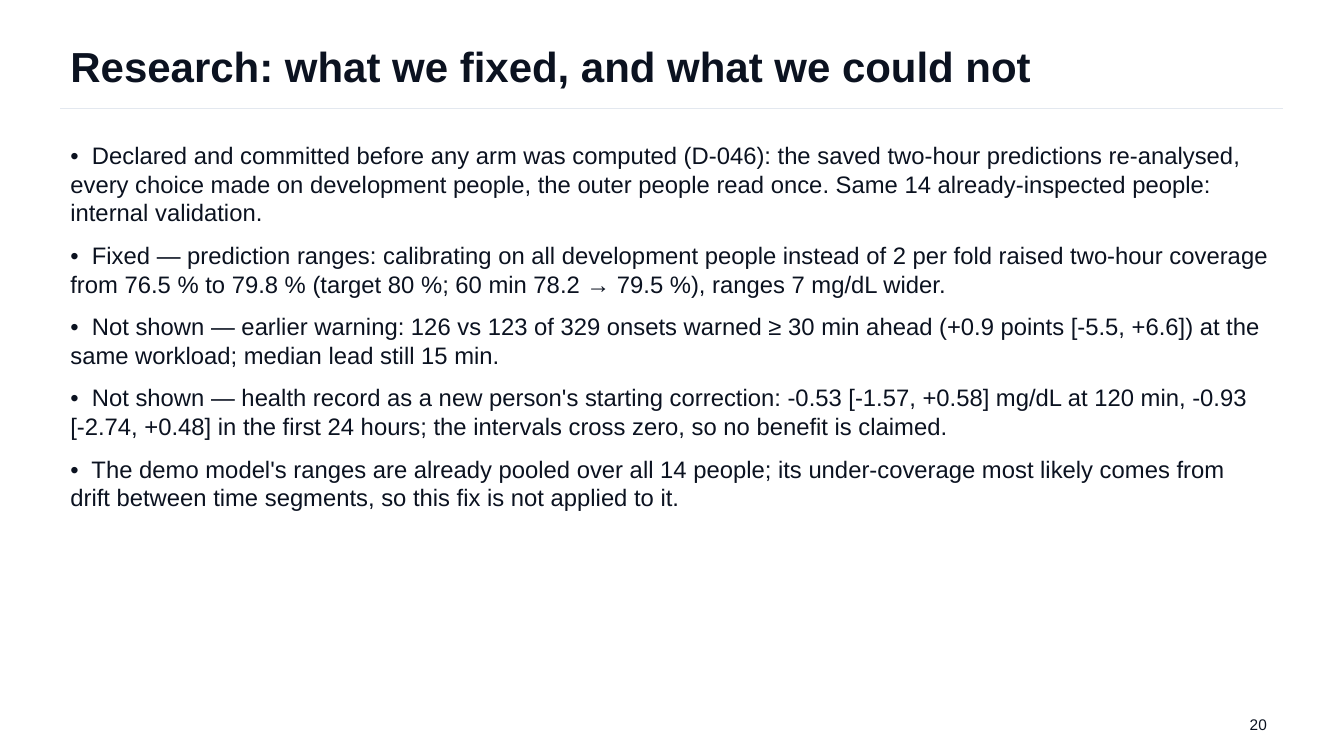
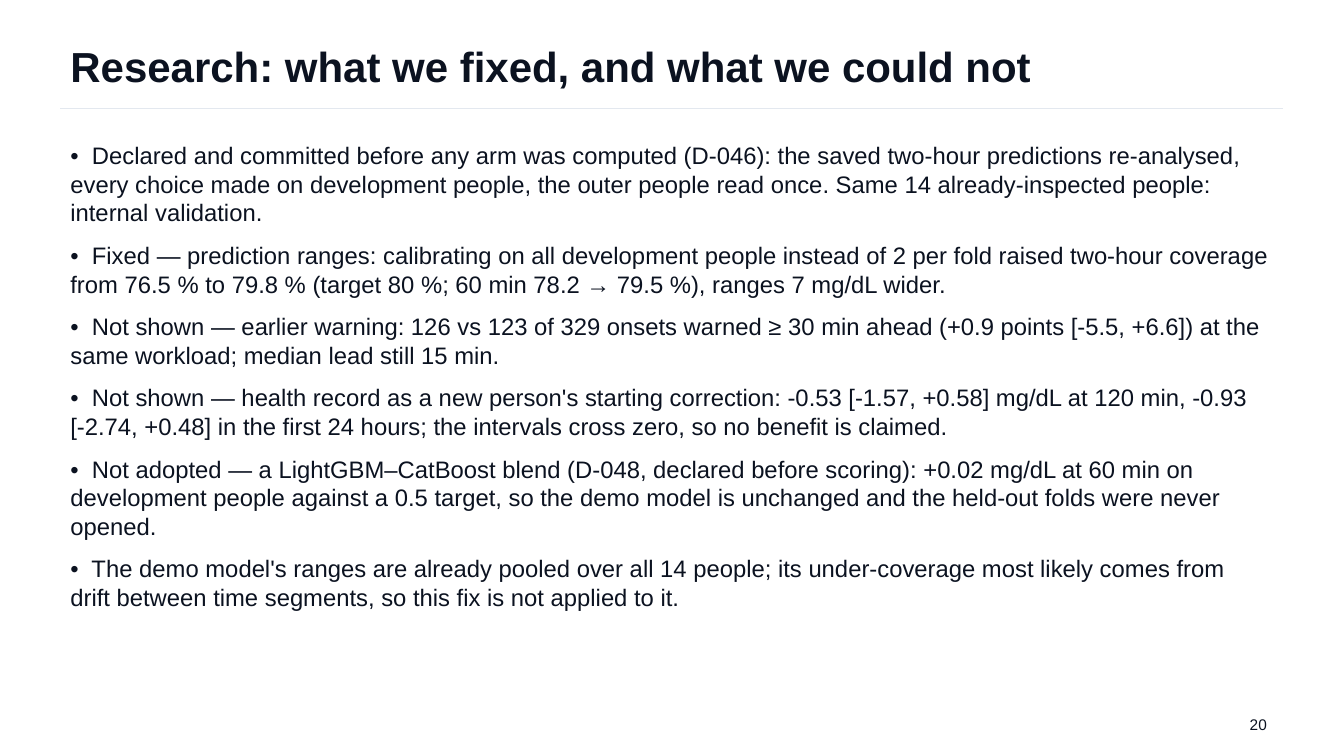
Before and after one commit to Avi36005/DigitalTwin-Challenge-Kryptonite, a slide deck: slide 20 of docs/submission/GlucoTwin_Presentation.pptx. Drawn at 1344x756 pixels with LibreOffice and Linux fonts; fonts in the diff are those of the drawing. Boxes give left, top, right and bottom in pixels: in the first picture for what was removed or moved away, otherwise in the second. Text is boxed around its words. In the diff, an @@ line names an element or a change of style, - is before the commit and + after.

Commit message:
docs: README, judge journey, deck slide 20 (D-048) and branding 'Team Kryptonite, VESIT'; public evidence re-exported; screenshots refreshed

```diff
--- a/docs/submission/GlucoTwin_Presentation.pptx
+++ b/docs/submission/GlucoTwin_Presentation.pptx
@@ text at (x1=70, y1=460, x2=1220, y2=540): paragraph added @@
+• Not adopted — a LightGBM–CatBoost blend (D-048, declared before scoring): +0.02 mg/dL at 60 min on development people against a 0.5 target, so the demo model is unchanged and the held-out folds were never opened.
```
Also in this commit, not shown: 1 other slide changed, 25 other files.
